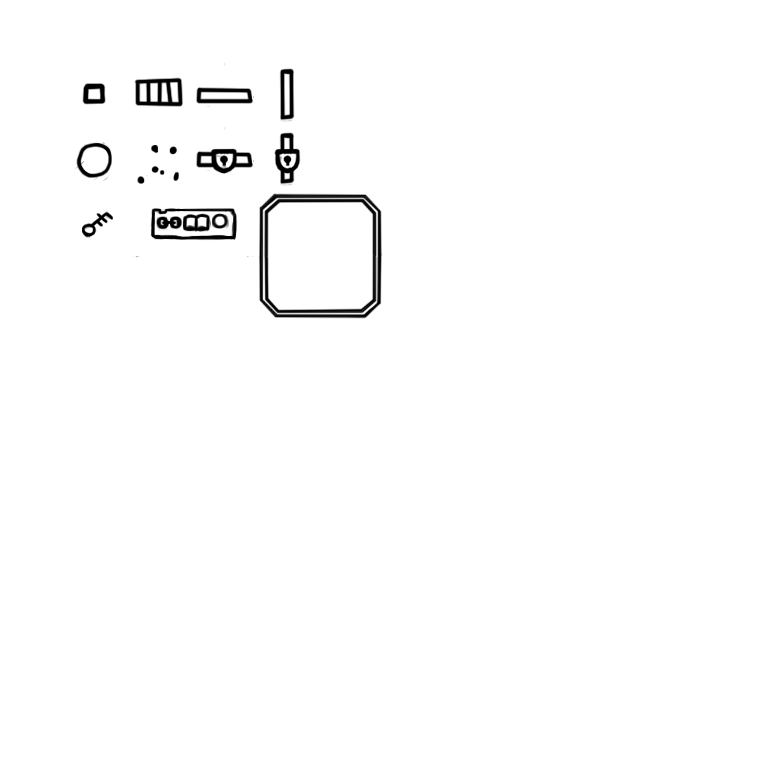
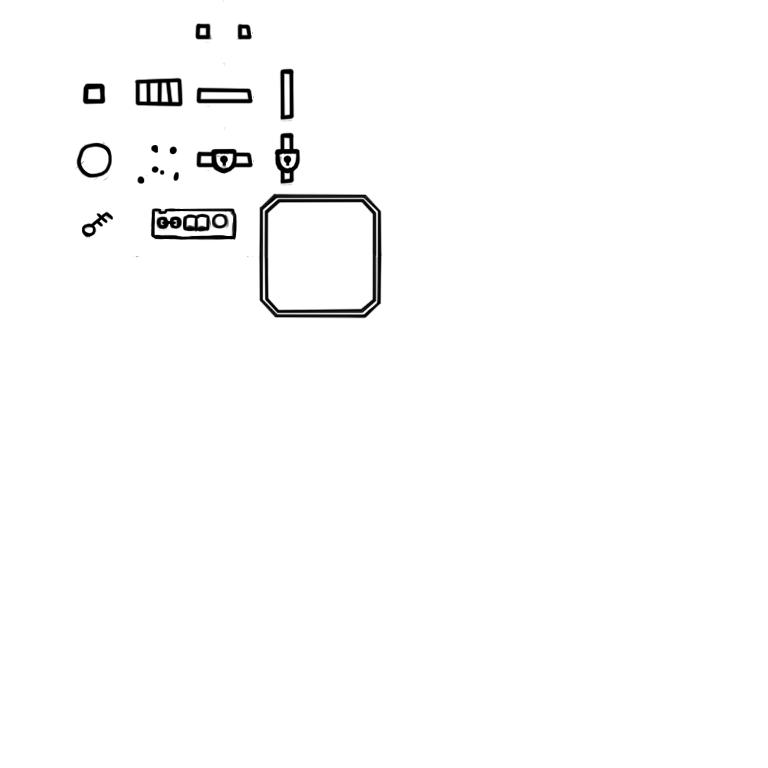
Comparing the layer stacks of the two 768x768 images. Changes:
added layer "Layer 3" above "Layer 2" over left=195, top=0, right=253, bottom=64
